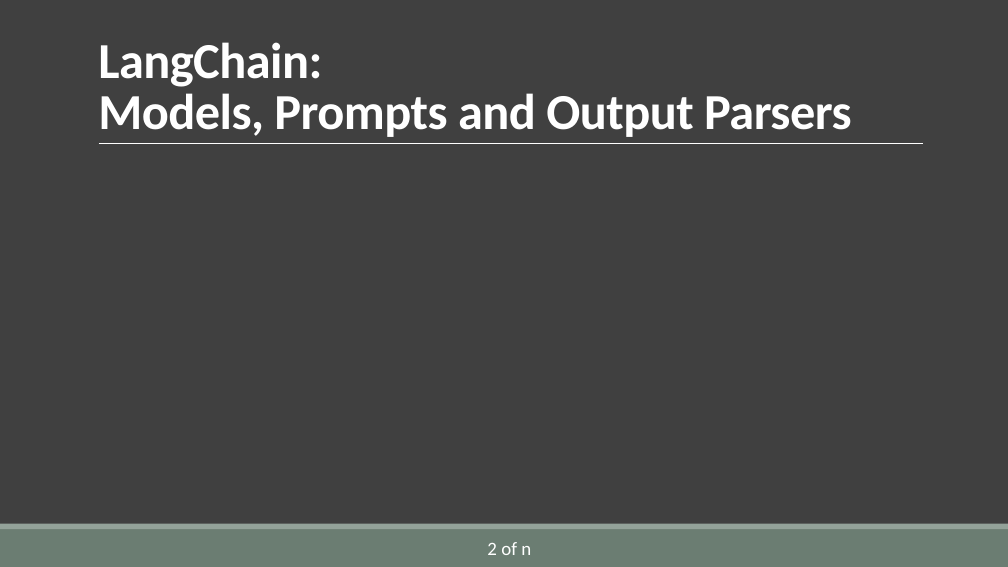
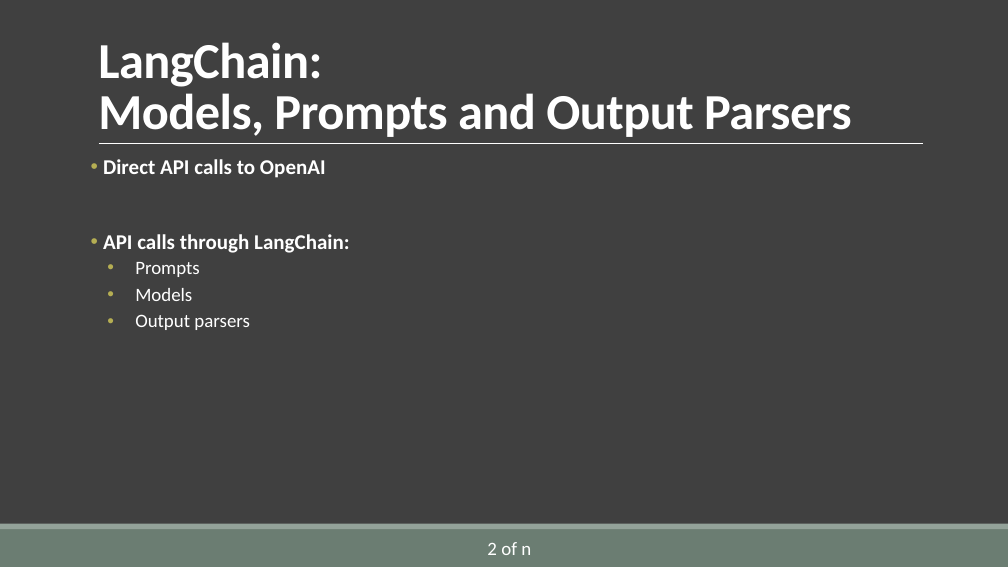
Before and after one commit to AlirezaSaei1/NLP-Assignments, a slide deck: slide 3 of Presentation/Slides/Presentation.pptx. Drawn at 1008x567 pixels with LibreOffice and Linux fonts; fonts in the diff are those of the drawing. Boxes give left, top, right and bottom in pixels: in the first picture for what was removed or moved away, otherwise in the second. Text is boxed around its words. In the diff, an @@ line names an element or a change of style, - is before the commit and + after.

```diff
--- a/Presentation/Slides/Presentation.pptx
+++ b/Presentation/Slides/Presentation.pptx
@@ text added at bbox=[103, 159, 349, 330], 20 pt, text #FFFFFF, bold @@
+• Direct API calls to OpenAI
+• API calls through LangChain:
+  • Prompts
+  • Models
+  • Output parsers
```
Also in this commit, not shown: 3 other slides changed, 3 slides added.
